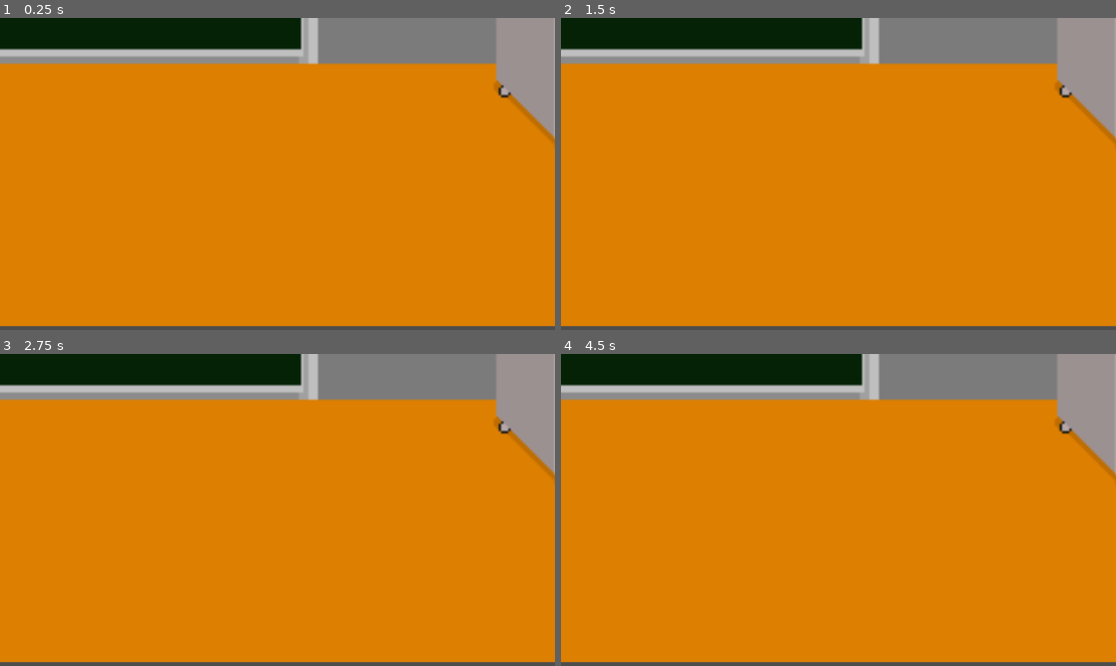
Above: before the commit, frames 1-4 (two rows, left to right).
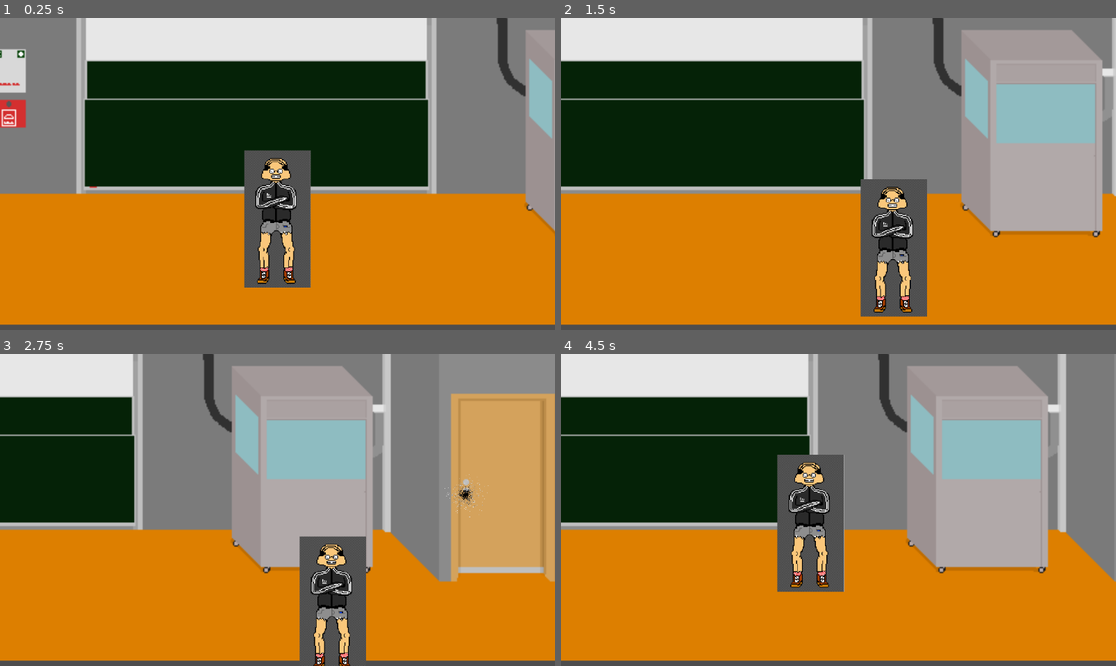
Above: after the commit, the same moments.

Repository: LuigiZwei/WGG-P-Seminar-Softwareentwicklung
Game: Godot game, scene res://scenes/node_2d.tscn
The game is run twice, just before and just after one commit, with the same random seed, the same clock (stepped at 60 frames per second) and the same inputs. Before the commit the project starts from res://scenes/chemistry-room.tscn.
Inputs:
- Up to frame 1 (0.25 s): no input
- Up to frame 2 (1.5 s): tap Enter at 0.5 s; hold D (right) 0.53-1.28 s; hold Shift (sprint) 0.53-1.28 s; hold Down (down) from 1.28 s (still down); tap Shift (sprint) at 1.35 s
- Up to frame 3 (2.75 s): tap Space at 2 s; release Down (down) at 2.03 s; hold D (right) from 2.03 s (still down); hold Shift (sprint) from 2.03 s (still down)
- Up to frame 4 (4.5 s): release D (right) at 2.78 s; release Shift (sprint) at 2.78 s; hold Up (up) 2.78-3.53 s; tap Shift (sprint) at 2.85, 4.35 s; hold Shift (sprint) 3.53-4.28 s; hold A (left) from 3.53 s (still down)

The runs differ from the first frame. In frame 1, 59% of the frame differs, in the area x 0-100%, y 0-99%; in frame 2, 61%; in frame 3, 62%, in the area x 0-100%, y 0-100%; in frame 4, 61%.

Commit message:
Update project.godot
fixed the issue where you had to run from a certain scene

Diff:
--- a/godot/project.godot
+++ b/godot/project.godot
@@ -11,7 +11,7 @@
 [application]
 
 config/name="P-Seminar-Informatik"
-run/main_scene="res://scenes/chemistry-room.tscn"
+run/main_scene="res://scenes/node_2d.tscn"
 config/features=PackedStringArray("4.2", "Forward Plus")
 config/icon="res://assets/icon.svg"
 
